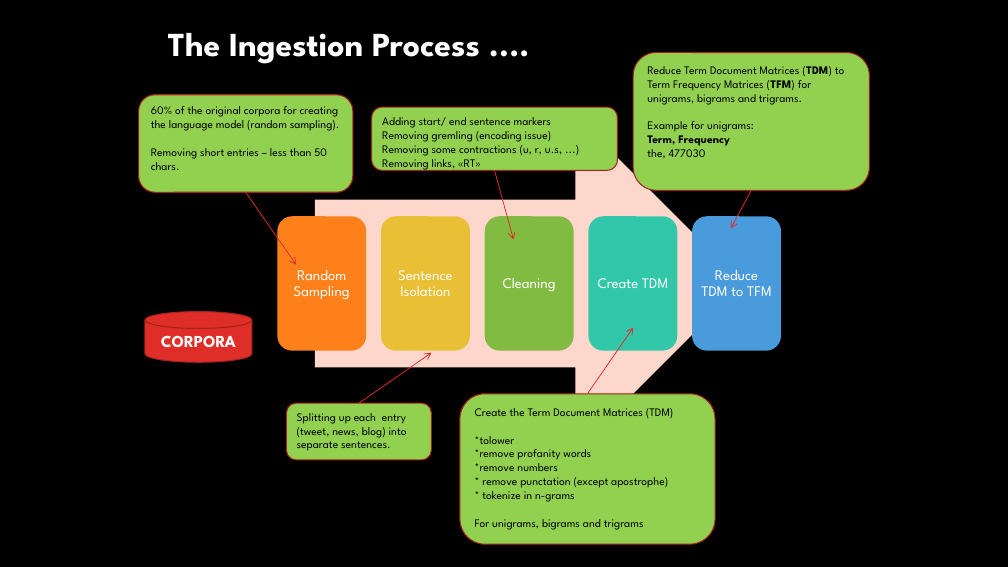
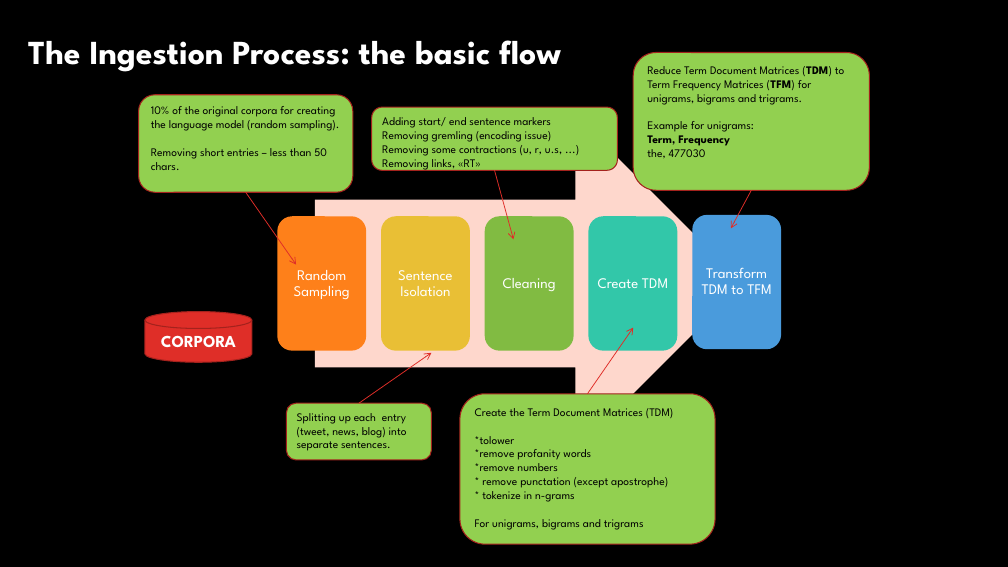
Before and after one commit to pparacch/CapstoneProjectDataScienceSpecialization, a slide deck: slide 11 of notes/meetUp_case_textPrediction.pptx (slide 9 before the commit). Drawn at 1008x567 pixels with LibreOffice and Linux fonts; fonts in the diff are those of the drawing; background and template pictures are left out. Boxes give left, top, right and bottom in pixels: in the first picture for what was removed or moved away, otherwise in the second. Text is boxed around its words. In the diff, an @@ line names an element or a change of style, - is before the commit and + after.

```diff
--- a/notes/meetUp_case_textPrediction.pptx
+++ b/notes/meetUp_case_textPrediction.pptx
@@ text at (28, 40, 561, 72): text changed @@
-The Ingestion Process ....
+The Ingestion Process: the basic flow
@@ text in rounded rectangle at (151, 106, 340, 131): text changed @@
-60% of the original corpora for creating the language model (random sampling).
+10% of the original corpora for creating the language model (random sampling).
@@ text at (702, 267, 772, 294): text changed @@
-Reduce TDM to TFM
+Transform TDM to TFM
```
Also in this commit, not shown: 5 other slides changed, 5 slides added, 2 slides removed.
